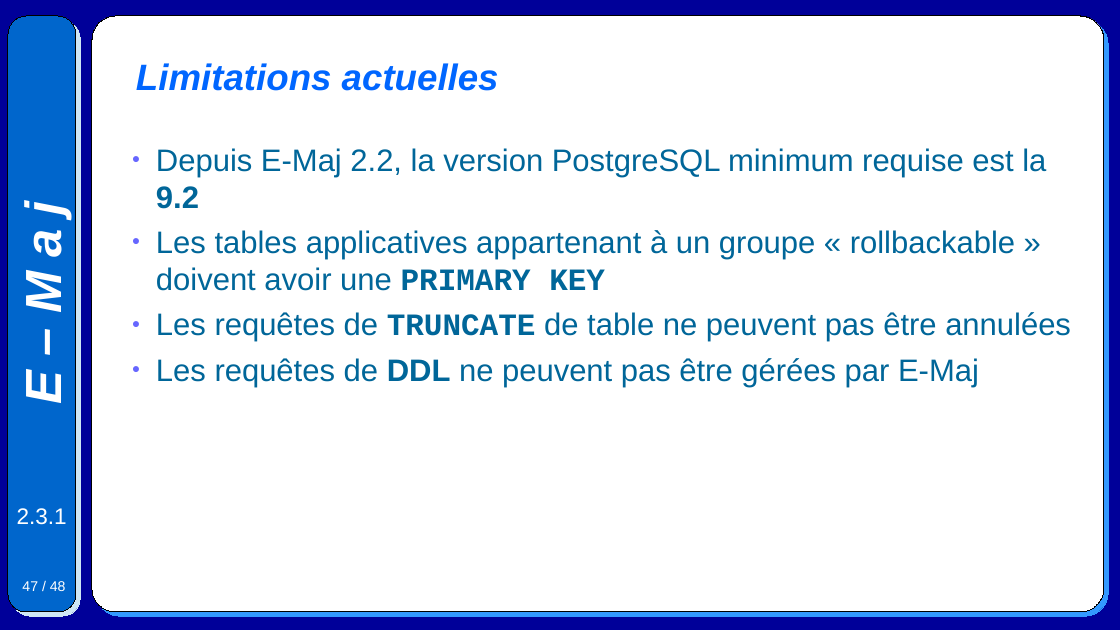
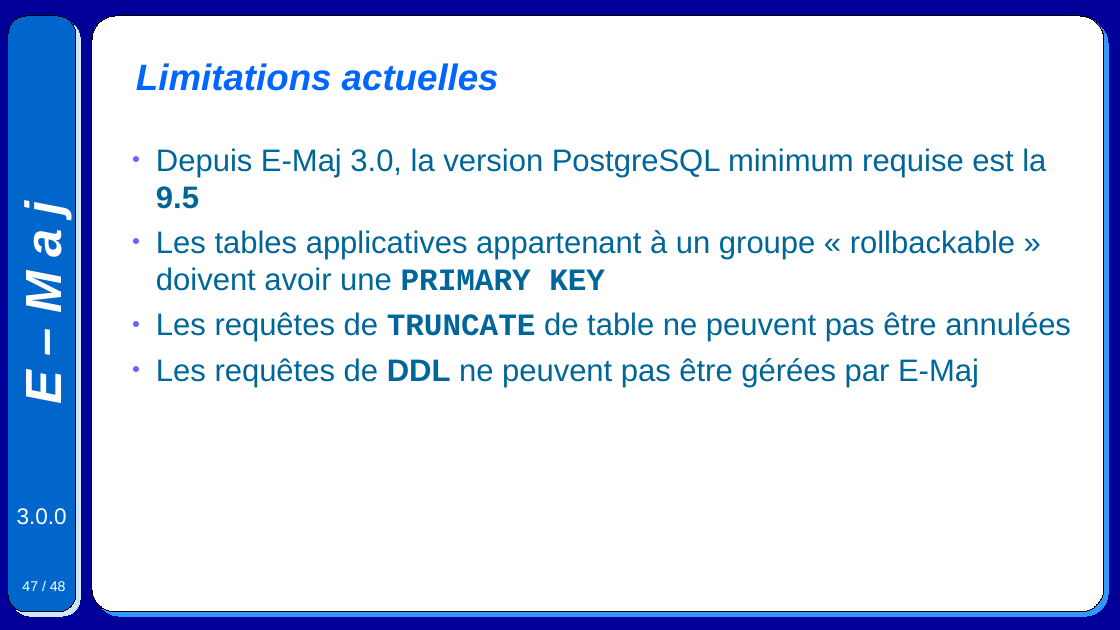
Before and after one commit to beaud76/emaj_doc, a slide deck: slide 47 of Emaj.devel_pres_fr.odp. Drawn at 1120x630 pixels with LibreOffice and Linux fonts; fonts in the diff are those of the drawing. Boxes give left, top, right and bottom in pixels: in the first picture for what was removed or moved away, otherwise in the second. Text is boxed around its words. In the diff, an @@ line names an element or a change of style, - is before the commit and + after.

```diff
--- a/Emaj.devel_pres_fr.odp
+++ b/Emaj.devel_pres_fr.odp
@@ text at [156, 148, 1046, 209]: text changed @@
-● Depuis E-Maj 2.2, la version PostgreSQL minimum requise est la 9.2
+● Depuis E-Maj 3.0, la version PostgreSQL minimum requise est la 9.5
@@ text at [17, 508, 67, 525]: text changed @@
-2.3.1
+3.0.0
```
Also in this commit, not shown: 47 other slides changed, 6 other files.
